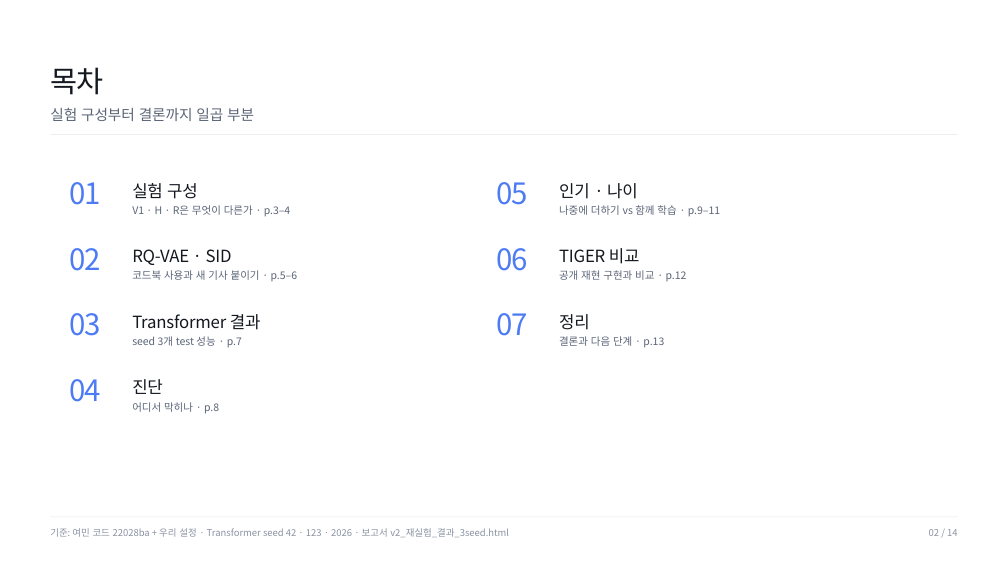
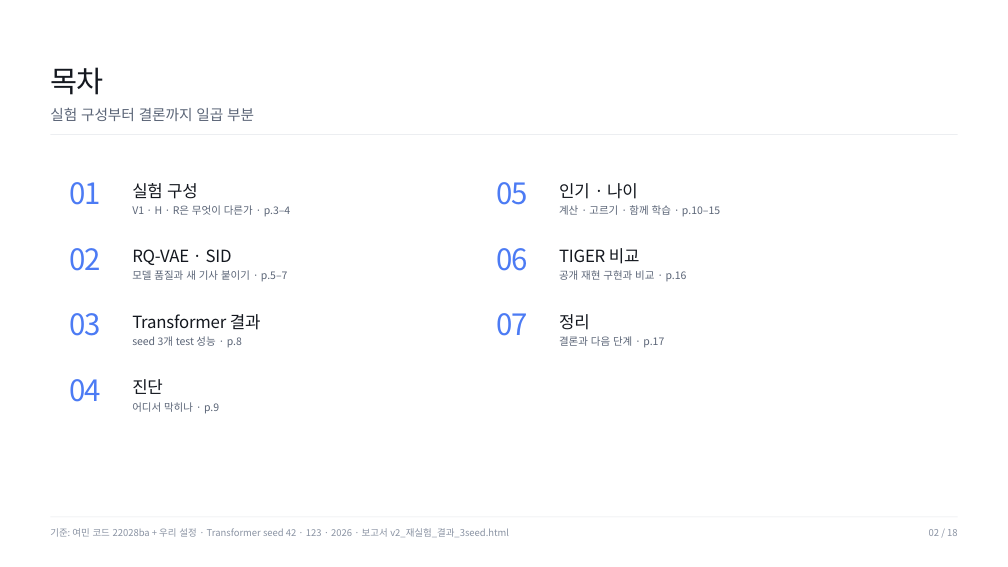
Before and after one commit to minji1217/SID_Project, a slide deck: slide 2 of reports/slides/v2_재실험_결과.pptx. Drawn at 1008x567 pixels with LibreOffice and Linux fonts; fonts in the diff are those of the drawing. Boxes give left, top, right and bottom in pixels: in the first picture for what was removed or moved away, otherwise in the second. Text is boxed around its words. In the diff, an @@ line names an element or a change of style, - is before the commit and + after.

```diff
--- a/reports/slides/v2_재실험_결과.pptx
+++ b/reports/slides/v2_재실험_결과.pptx
@@ text at <box>559,205,720,217</box>: text changed @@
-나중에 더하기 vs 함께 학습 · p.9–11
+계산 · 고르기 · 함께 학습 · p.10–15
@@ text at <box>132,270,288,282</box>: text changed @@
-코드북 사용과 새 기사 붙이기 · p.5–6
+모델 품질과 새 기사 붙이기 · p.5–7
@@ text at <box>559,270,687,281</box>: text changed @@
-공개 재현 구현과 비교 · p.12
+공개 재현 구현과 비교 · p.16
@@ text at <box>132,336,242,348</box>: text changed @@
-seed 3개 test 성능 · p.7
+seed 3개 test 성능 · p.8
@@ text at <box>559,336,664,348</box>: text changed @@
-결론과 다음 단계 · p.13
+결론과 다음 단계 · p.17
```
Also in this commit, not shown: 12 other slides changed, 4 slides added, 3 other files.
